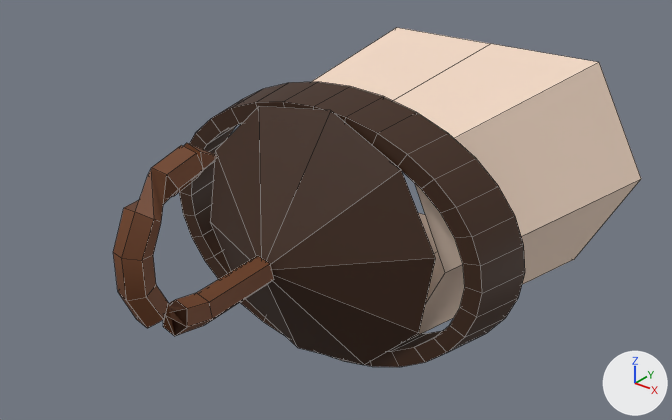
Before and after pictures for a commit that changed the FBX model Assets/ZonkContent/Art/Models/HandLooks/Hand_Hook.fbx.
Before and after are seen from a 50 mm camera at (0.66, -0.665, 0.62) aimed at (-0.094, 0.277, 0.035). Arrows for +X, +Y and +Z are at lower right; the lights stay in place. The first picture is the older version. Mesh edges are drawn as thin lines.

The first picture shows 'Hand_Hook'.
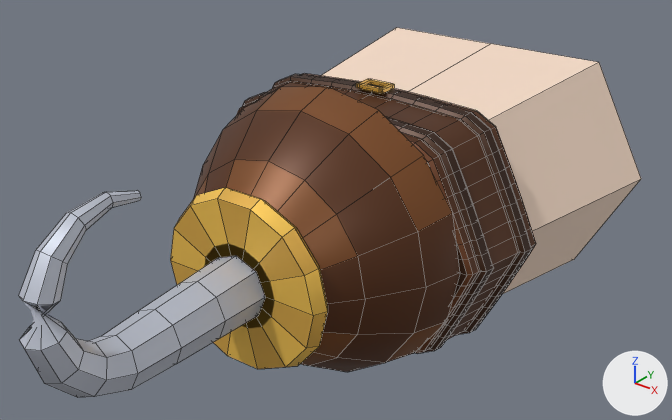
Where the change shows, as pixel boxes [x1, y1, x2, y2] in the pictures (672 x 420 px):
'Hand_Hook', reshaped (18% wider, 9% taller): before [113, 27, 641, 367]; after [19, 27, 641, 398]
part 1 of me_hand_hook, rebuilt: before [179, 82, 525, 367]; after [242, 92, 493, 354]
part 2 of me_hand_hook, rebuilt (19% wider, 10% taller): before [210, 106, 435, 365]; after [193, 87, 460, 372]
part 3 of me_hand_hook, deleted: before [184, 143, 218, 169]
part 4 of me_hand_hook, added (brown): after [236, 73, 536, 353]
part 5 of me_hand_hook, built on: before [113, 145, 274, 336]; after [19, 187, 328, 398]

The change, as a diff of the scene's bpy script:
```diff
--- a/Assets/ZonkContent/Art/Models/HandLooks/Hand_Hook.fbx.py
+++ b/Assets/ZonkContent/Art/Models/HandLooks/Hand_Hook.fbx.py
@@ me_hand_hook @@
 # used by ob_hand_hook; location = (0.0, 0.0, 0.0)
-me_hand_hook.from_pydata(...)  # 216 vertices, 204 faces; spans x -0.393..0.179, y -0.112..0.737, z -0.206..0.221
+me_hand_hook.from_pydata(...)  # 1159 vertices, 1166 faces; spans x -0.391..0.178, y -0.246..0.737, z -0.218..0.218
+# me_hand_hook part 1: the loose piece of 128 vertices spanning x -0.393..0.179, y 0.231..0.342, z -0.206..0.206 is rebuilt with 288 vertices and now spans x -0.353..0.139, y 0.28..0.331, z -0.181..0.181
+# me_hand_hook part 2: the loose piece of 11 vertices spanning x -0.307..0.093, y 0.126..0.252, z -0.2..0.2 is rebuilt with 66 vertices and now spans x -0.325..0.111, y 0.086..0.288, z -0.218..0.218
+# me_hand_hook part 3: the loose piece of 7 vertices spanning x -0.115..-0.072, y 0.002..0.056, z 0.179..0.221 is deleted
+# me_hand_hook part 4: 640 vertices added at x -0.368..0.154, y 0.263..0.43, z -0.188..0.194
+# me_hand_hook part 5: 54 vertices removed from x -0.122..-0.067, y -0.112..0.127, z -0.021..0.221; 149 vertices added at x -0.228..0.034, y -0.246..0.113, z -0.128..0.21
 me_hand_hook.materials.append(mat_hand_skin)
```
